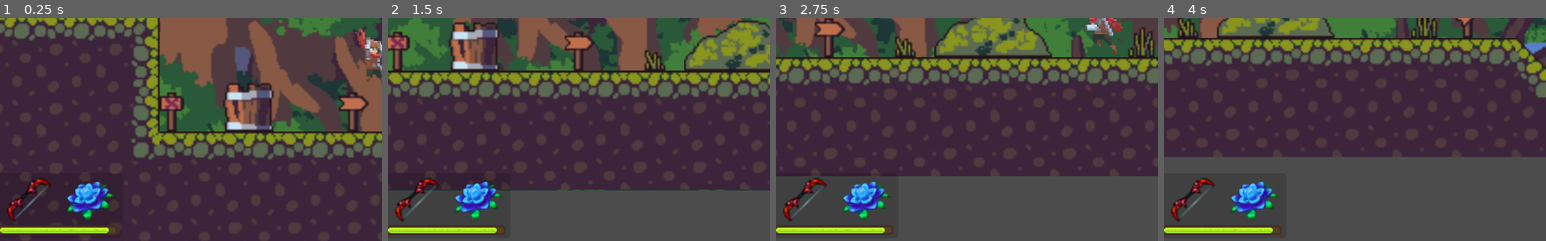
Above: before the commit, frames 1-4 (left to right).
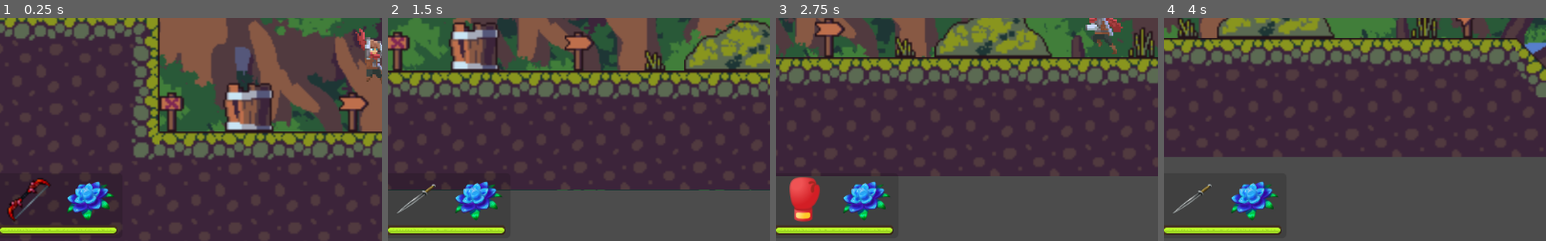
Above: after the commit, the same moments.

Repository: BigTzu/Rain
Game: Godot game, scene res://Level_1.tscn
Same seed, same stepped clock (60 frames per second), same inputs: the game is played once before the commit and once after it. This scene is started directly instead of the project's main scene.
Inputs:
- Up to frame 1 (0.25 s): no input
- Up to frame 2 (1.5 s): hold K 0.53-1.28 s; hold D (right) from 0.53 s (still down); tap Space (jump) at 0.77 s; tap K at 1.35 s
- Up to frame 3 (2.75 s): tap Space (jump) at 1.52 s; release D (right) at 2.03 s; hold Q (left) from 2.03 s (still down); hold K from 2.03 s (still down)
- Up to frame 4 (4 s): release Q (left) at 2.78 s; release K at 2.78 s; hold D (right) from 2.78 s (still down); tap K at 2.85 s; tap Space (jump) at 3.02, 3.77 s; hold K from 3.53 s (still down)
The pictures show only the part of the screen within x 2-52%, y 49-99%; the shares and areas given below are measured in that part.

The runs differ from the first frame. In frame 1, less than 0.1% of the frame differs, in the area x 2-31%, y 94-97%; in frame 2, 0.7%; in frame 3, 1.5%, in the area x 2-31%, y 71-97%; in frame 4, 0.7%.

Commit message:
[ADD] Script HUD
- Bottom HUD Handle the exp bar, the weapon and element.
   - The weapon change when the touch K is pressed.
   - The element doesn't change yet since i need the player but the function already exist and the path are save in constante variable.
   - A function exist to modify the percentage value of the exp bar (By adding a value)
   - A function exist to get the value of the exp bar.

- Upper HUD handle the lives.
   - A function exist to remove a live
   - A function exist to get the number of remaining lives

/!\ All the script are in the Script folder

Diff:
--- a/Level_1.tscn
+++ b/Level_1.tscn
@@ -12,6 +12,8 @@
 [ext_resource path="res://assets/HUD/Weapon/Bow.png" type="Texture" id=10]
 [ext_resource path="res://assets/HUD/Bar/bg.png" type="Texture" id=11]
 [ext_resource path="res://assets/HUD/Bar/Green.png" type="Texture" id=12]
+[ext_resource path="res://Scripts/BottomHUD.gd" type="Script" id=13]
+[ext_resource path="res://Scripts/UpperHUD.gd" type="Script" id=14]
 
 [sub_resource type="StyleBoxEmpty" id=1]
 
@@ -95,6 +97,7 @@
 margin_right = 118.0
 margin_bottom = 46.0
 custom_styles/panel = SubResource( 1 )
+script = ExtResource( 14 )
 __meta__ = {
 "_edit_use_anchors_": false
 }
@@ -128,6 +131,7 @@
 margin_right = 182.0
 margin_bottom = 592.0
 custom_styles/panel = SubResource( 2 )
+script = ExtResource( 13 )
 __meta__ = {
 "_edit_use_anchors_": false
 }
@@ -163,7 +167,7 @@
 [node name="Exp_Bar" type="TextureRect" parent="HUD/Bottom"]
 margin_left = 8.0
 margin_top = 73.0
-margin_right = 155.0
+margin_right = 165.0
 margin_bottom = 82.0
 texture = ExtResource( 12 )
 expand = true
--- /dev/null
+++ b/Scripts/BottomHUD.gd
@@ -0,0 +1,52 @@
+"""
+Content: Bottom HUD Script.
+		 Handle interaction with the bottom HUD of the game
+"""
+extends Panel
+
+var ChoiceUser = 2
+var ExpBarValue = 0
+
+# Weapon texture path
+const GlovePath = "res://assets/HUD/Weapon/gloves.png"
+const BowPath = "res://assets/HUD/Weapon/Bow.png"
+const SwordPath = "res://assets/HUD/Weapon/Sword.png"
+
+# Power texture path
+const FireElementPath = "res://assets/HUD/Elements/Fire.png"
+const IceElementPath = "res://assets/HUD/Elements/Ice.png"
+const ThunderElementPath = "res://assets/HUD/Elements/Thunder.png"
+const WindElementPath = "res://assets/HUD/Elements/Wind.png"
+
+func _ready():
+	pass
+
+# Handle the input of keyboard
+func _input(ev):
+	if Input.is_key_pressed(KEY_K):
+		if ChoiceUser == 0:
+			$Weapon.texture = load(GlovePath)
+			ChoiceUser += 1
+		elif ChoiceUser == 1:
+			$Weapon.texture = load(BowPath)
+			ChoiceUser += 1
+		else:
+			$Weapon.texture = load(SwordPath)
+			ChoiceUser = 0
+
+# Update the texture of the power element
+func Update_ElementPicture(path):
+	$Power.texture = load(path)
+
+# Update the exp bar with a value.
+# Value is the add percentage.
+# Exemple: If value = 10% and ExpBarValue = 20%. In the function ExpBarValue become 30%
+func Update_ExpBar(value):
+	ExpBarValue += value
+	if ExpBarValue > 100:
+		ExpBarValue -= 100
+	$Exp_Bar.scale.x = (ExpBarValue/100.0)
+
+# Get the value of the experience bar in percentage
+func Get_ExpBar():
+	return ExpBarValue
--- /dev/null
+++ b/Scripts/UpperHUD.gd
@@ -0,0 +1,23 @@
+"""
+Content: Upper HUD script.
+		 Handle interaction with the upper HUD of the game
+"""
+extends Panel
+
+var NumberOfLive = 3
+
+# Remove a live from the 3 starting lives
+func RemoveLive():
+	if NumberOfLive == 3:
+		$Live_3.visible = not $Live_3.visible
+		NumberOfLive -= 1
+	elif NumberOfLive == 2:
+		$Live_2.visible = not $Live_2.visible
+		NumberOfLive = 1
+	else:
+		$Live_1.visible = not $Live_1.visible
+		NumberOfLive = 0
+
+# Get the number of lives remaining
+func GetNumberOfLive():
+	return NumberOfLive
Not shown: 1 places in Level_1.tscn that only renumber resources
